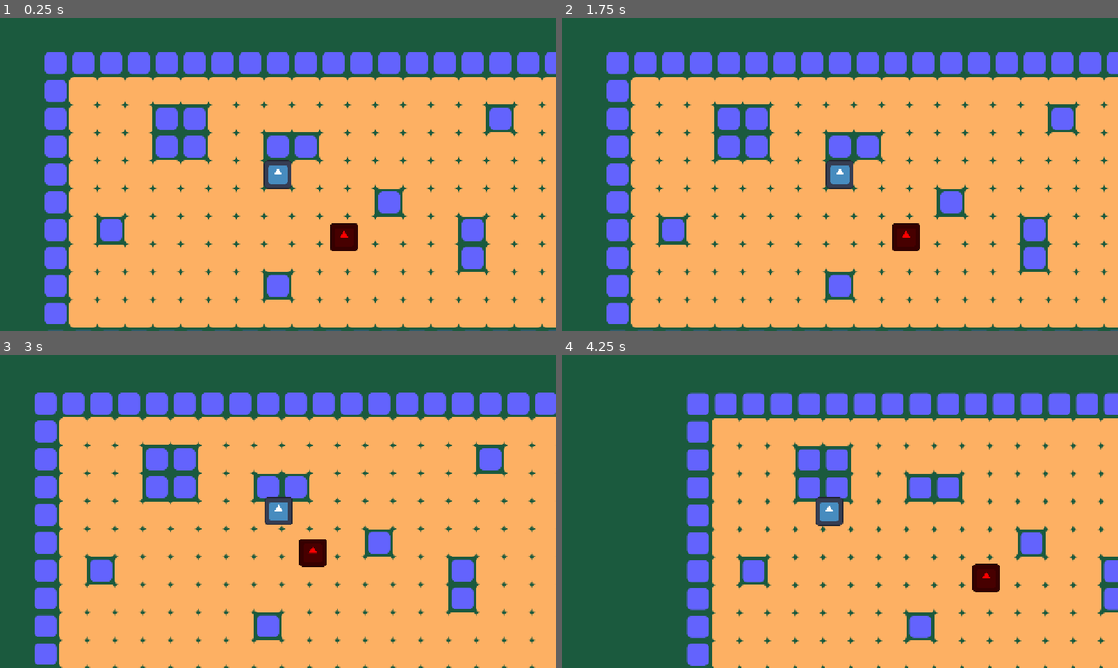
Above: before the commit, frames 1-4 (two rows, left to right).
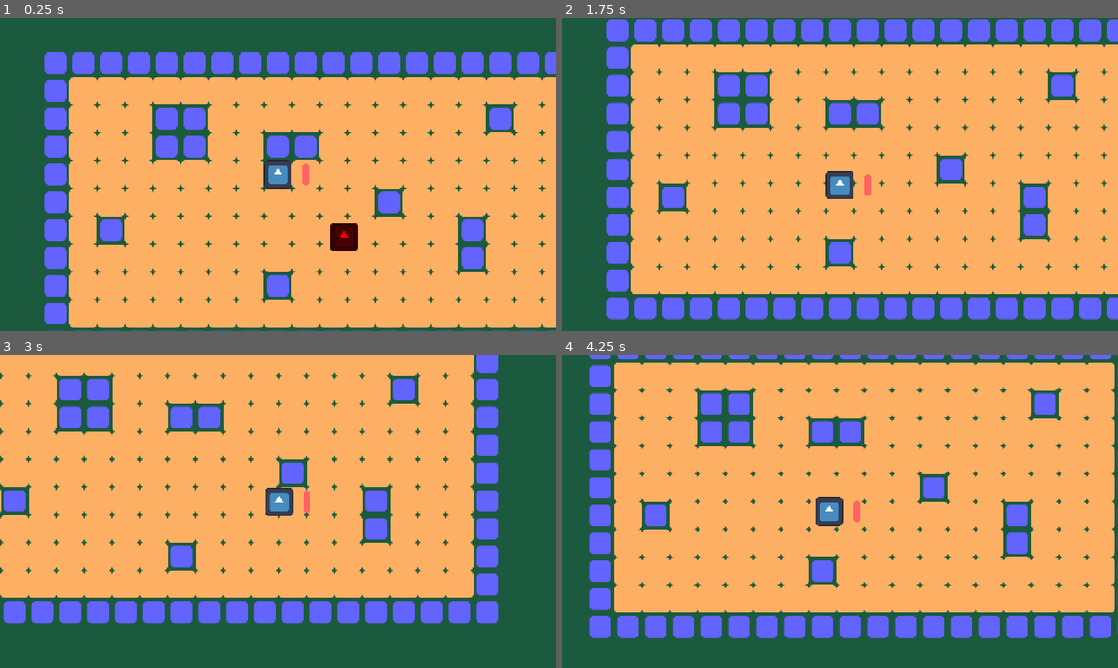
Above: after the commit, the same moments.

Repository: kiralymark/project-01
Game: Godot game, scene res://scenes/game.tscn
Two runs of this game, one before a commit and one after it. Both use one fixed random seed, a clock stepped at 60 frames per second and the inputs below. The engine's default icon, where the game draws it, is replaced by a stand-in: a white triangle on a blue panel in a dark square.
Inputs (mouse positions are in pixels of both pictures, inside the frame that each line leads up to):
- Up to frame 1 (0.25 s): no input
- Up to frame 2 (1.75 s): tap Enter at 0.5 s; move the mouse to (962, 158) at 0.52 s; press the mouse at (962, 158) at 0.53 s; hold Right (right_key) 0.53-1.28 s; move the mouse to (728, 190) at 1.27 s; release the mouse at (728, 190) at 1.28 s; hold Down (down_key) from 1.28 s (still down); click (728, 190) at 1.35 s
- Up to frame 3 (3 s): move the mouse to (333, 442) at 2.02 s; release Down (down_key) at 2.03 s; press the mouse at (333, 442) at 2.03 s; hold Right (right_key) 2.03-2.78 s; move the mouse to (250, 574) at 2.77 s; release the mouse at (250, 574) at 2.78 s; hold Up (up_key) from 2.78 s (still down); click (250, 574) at 2.85 s
- Up to frame 4 (4.25 s): move the mouse to (1006, 558) at 3.52 s; release Up (up_key) at 3.53 s; press the mouse at (1006, 558) at 3.53 s; hold Left (left_key) from 3.53 s (still down)

The runs differ from the first frame. In frame 1, less than 0.1% of the frame differs, in the area x 54-56%, y 46-54%; in frame 2, 37%; in frame 3, 60%, in the area x 0-100%, y 0-100%; in frame 4, 52%.

Commit message:
Add weapon, add baseball bat, add collisions, add enemy group, add Timer for baseball bat, add left mouse input

Diff:
--- a/project.godot
+++ b/project.godot
@@ -24,6 +24,10 @@
 window/stretch/mode="canvas_items"
 window/stretch/aspect="expand"
 
+[global_group]
+
+enemy="enemy"
+
 [input]
 
 left_key={
@@ -46,6 +50,11 @@
 "events": [Object(InputEventKey,"resource_local_to_scene":false,"resource_name":"","device":-1,"window_id":0,"alt_press …(195 unchanged characters)…
 ]
 }
+left_mouse={
+"deadzone": 0.2,
+"events": [Object(InputEventMouseButton,"resource_local_to_scene":false,"resource_name":"","device":-1,"window_id":0,"alt_pressed":false,"shift_pressed":false,"ctrl_pressed":false,"meta_pressed":false,"button_mask":1,"position":Vector2(240, 7),"global_position":Vector2(249, 55),"factor":1.0,"button_index":1,"canceled":false,"pressed":true,"double_click":false,"script":null)
+]
+}
 
 [physics]
 
--- a/scenes/characters/character.tscn
+++ b/scenes/characters/character.tscn
@@ -15,3 +15,5 @@
 [node name="Sprite2D" type="Sprite2D" parent="." unique_id=1863665217]
 scale = Vector2(0.5, 0.5)
 texture = ExtResource("2_e22cc")
+
+[node name="Inventory" type="Node2D" parent="." unique_id=55906712]
--- a/scenes/characters/enemy.tscn
+++ b/scenes/characters/enemy.tscn
@@ -6,7 +6,7 @@
 [sub_resource type="RectangleShape2D" id="RectangleShape2D_fulqv"]
 size = Vector2(80, 80)
 
-[node name="Enemy" unique_id=1216958483 instance=ExtResource("1_7jb55")]
+[node name="Enemy" unique_id=1216958483 groups=["enemy"] instance=ExtResource("1_7jb55")]
 script = ExtResource("2_fulqv")
 
 [node name="Area2D" type="Area2D" parent="." index="2" unique_id=67560727]
--- /dev/null
+++ b/scenes/weapons/baseball_bat.tscn
@@ -0,0 +1,12 @@
+[gd_scene format=3 uid="uid://yxllvn7rmmf"]
+
+[ext_resource type="PackedScene" uid="uid://dvw5uyw016nad" path="res://scenes/weapons/weapon.tscn" id="1_57wnp"]
+[ext_resource type="Script" uid="uid://cut5a222un7eq" path="res://scripts/scripts/weapons/baseball_bat.gd" id="2_srink"]
+
+[node name="BaseballBat" unique_id=1435241795 instance=ExtResource("1_57wnp")]
+script = ExtResource("2_srink")
+
+[node name="Area2D" parent="." index="1" unique_id=1345844391 groups=["enemy"]]
+monitoring = false
+
+[connection signal="area_entered" from="Area2D" to="." method="_on_area_2d_area_entered"]
--- /dev/null
+++ b/scenes/weapons/weapon.tscn
@@ -0,0 +1,20 @@
+[gd_scene format=3 uid="uid://dvw5uyw016nad"]
+
+[ext_resource type="Script" uid="uid://unil8ohe20hp" path="res://scripts/scripts/weapons/weapon.gd" id="1_eo7p8"]
+[ext_resource type="Texture2D" uid="uid://rxvspb4vnun6" path="res://assets/sprites/baseball_bat.svg" id="1_nqevj"]
+
+[sub_resource type="RectangleShape2D" id="RectangleShape2D_bjmcy"]
+size = Vector2(18, 52)
+
+[node name="Weapon" type="Node2D" unique_id=1435241795]
+script = ExtResource("1_eo7p8")
+
+[node name="Sprite2D" type="Sprite2D" parent="." unique_id=634256611]
+texture = ExtResource("1_nqevj")
+
+[node name="Area2D" type="Area2D" parent="." unique_id=1345844391]
+
+[node name="CollisionShape2D" type="CollisionShape2D" parent="Area2D" unique_id=1946346081]
+shape = SubResource("RectangleShape2D_bjmcy")
+
+[node name="Timer" type="Timer" parent="." unique_id=756134607]
--- a/scripts/scripts/characters/character.gd
+++ b/scripts/scripts/characters/character.gd
@@ -1,5 +1,8 @@
 extends CharacterBody2D
 class_name Character
+
+
+signal activate
 
 const SPEED: float = 300.0
 
--- a/scripts/scripts/characters/player.gd
+++ b/scripts/scripts/characters/player.gd
@@ -1,5 +1,16 @@
 extends Character
 class_name Player
+
+
+var packed_baseball_bat: PackedScene = preload("res://scenes/weapons/baseball_bat.tscn")
+
+
+func _ready() -> void:
+	var baseball_bat: BaseballBat = packed_baseball_bat.instantiate()
+	#baseball_bat.character = self
+	baseball_bat.initialize(self)
+	baseball_bat.position = Vector2(64, 0)
+	$Inventory.add_child(baseball_bat)
 
 
 func _physics_process(_delta: float) -> void:
@@ -16,8 +27,10 @@
 		direction += Vector2(1, 0)
 
 	velocity = direction.normalized() * SPEED
+	move()
 
-	move()
+	if Input.is_action_pressed("left_mouse"):
+		activate.emit()
 
 
 func _on_area_2d_area_entered(_area: Area2D) -> void:
--- /dev/null
+++ b/scripts/scripts/weapons/baseball_bat.gd
@@ -0,0 +1,35 @@
+extends Weapon
+class_name BaseballBat
+
+
+#var timer: Timer
+const SWING_TIME: float = 2.0
+
+
+func _ready() -> void:
+	#timer.timeout.connect(_on_timer_timeout)
+	#timer.wait_time = SWING_TIME
+	$Timer.timeout.connect(_on_timer_timeout)
+	$Timer.wait_time = SWING_TIME
+
+#override
+func _on_activate() -> void:
+	#push_warning("!")
+	#timer.start()
+	$Timer.start()
+	$Area2D.monitoring = true
+
+
+func _on_timer_timeout() -> void:
+	$Area2D.monitoring = false
+
+
+func _on_area_2d_area_entered(area: Area2D) -> void:
+	# TO DO make standalone signal please
+	#var enemy: Enemy = Enemy(area)
+	#if enemy is Enemy:
+		#area.queue_free()
+
+	if area.get_parent().is_in_group("enemy"):
+		print("")
+		area.get_parent().queue_free()
--- /dev/null
+++ b/scripts/scripts/weapons/weapon.gd
@@ -0,0 +1,9 @@
+extends Node2D
+class_name Weapon
+
+
+func initialize(character: Character) -> void:
+	character.activate.connect(_on_activate)
+
+func _on_activate() -> void:
+	push_warning("override")
Not shown, added: scripts/scripts/weapons/baseball_bat.gd.uid
Not shown, added: scripts/scripts/weapons/weapon.gd.uid
